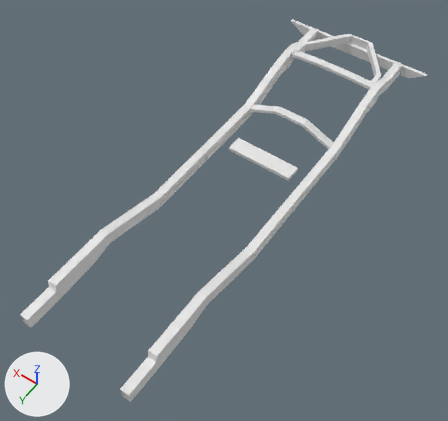
Two versions of the Blender file JeepWillys/willysWithChassisAndSup.blend, one commit apart.
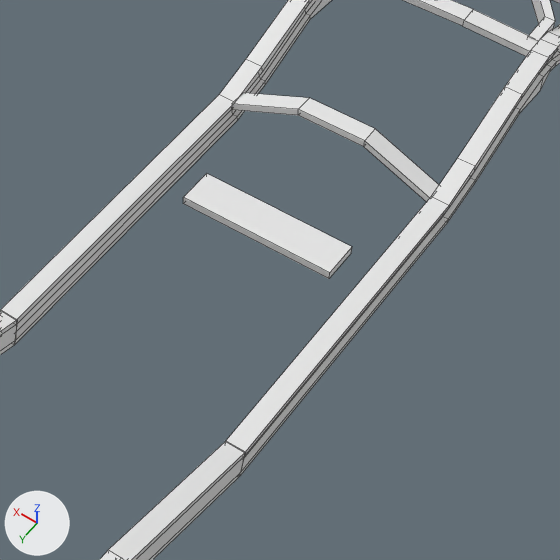
Old and new are each drawn whole from a 50 mm camera at (-3.0, 4.57, 6.37) aimed at (-0.02, 0.39, -0.19) and again close up on the part from 34% to 86% of the width and 16% to 70% of the height. Every picture has the same lights, and +X, +Y and +Z are marked at lower left. The close-ups show mesh edges as thin lines.

Names of what the first close-up shows: 'crossMember', 'crossMemberForMachineGunMount', 'crossMemberVbraket', 'leftFrame', 'rightFrame', 'transmisionSupport'.
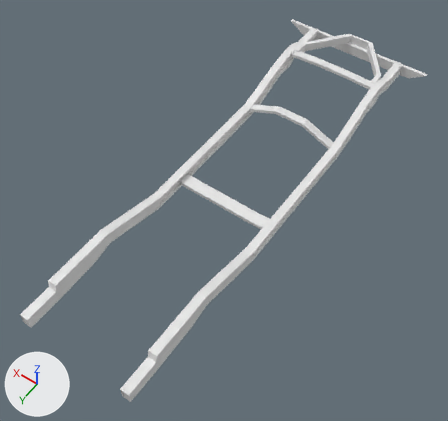
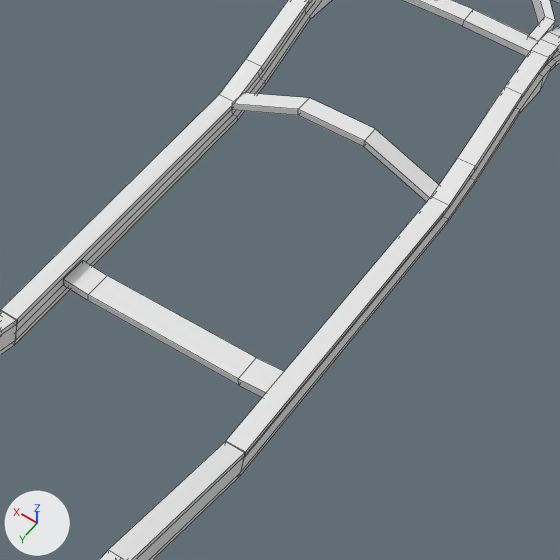
Where the change shows, as pixel boxes [x1, y1, x2, y2] in the close-ups (560 x 560 px):
'transmisionSupport', reshaped, moved, rescaled (31% wider, 30% taller)
    before: [183, 174, 352, 279]
    after: [63, 260, 284, 397]

The change, as a list of edits to the scene's bpy script:
```text
Change me_cube_007:
    used by ob_transmisionsupport; location = (0.016, -0.598, -0.068); scale = (0.501, 0.119, 0.0269)
    remove me_cube_007.from_pydata(...)  # 8 vertices, 6 faces; spans x -1.0..1.0, y -1.0..1.0, z -1.0..1.0
    add me_cube_007.from_pydata(...)  # 16 vertices, 14 faces; spans x -1.47..1.36, y -1.03..1.0, z -1.01..1.59
    me_cube_007 part 1: the whole mesh is rebuilt
Change ob_transmisionsupport:
    ob_transmisionsupport.location: (0.016, -0.598, -0.068) -> (0.016, 0.347, -0.068)
    ob_transmisionsupport.scale: (0.501, 0.119, 0.0269) -> (0.501, 0.0868, 0.0269)
```
